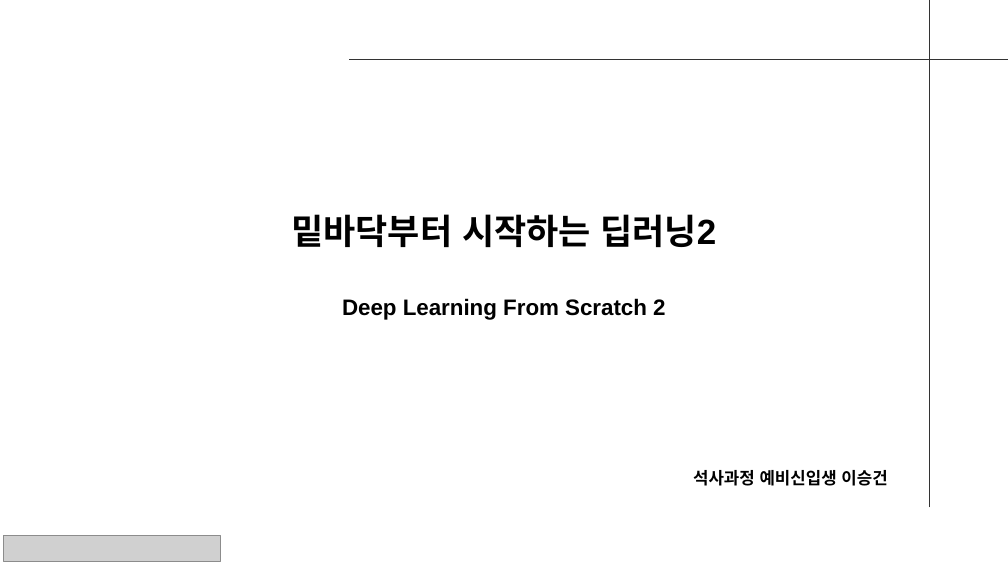
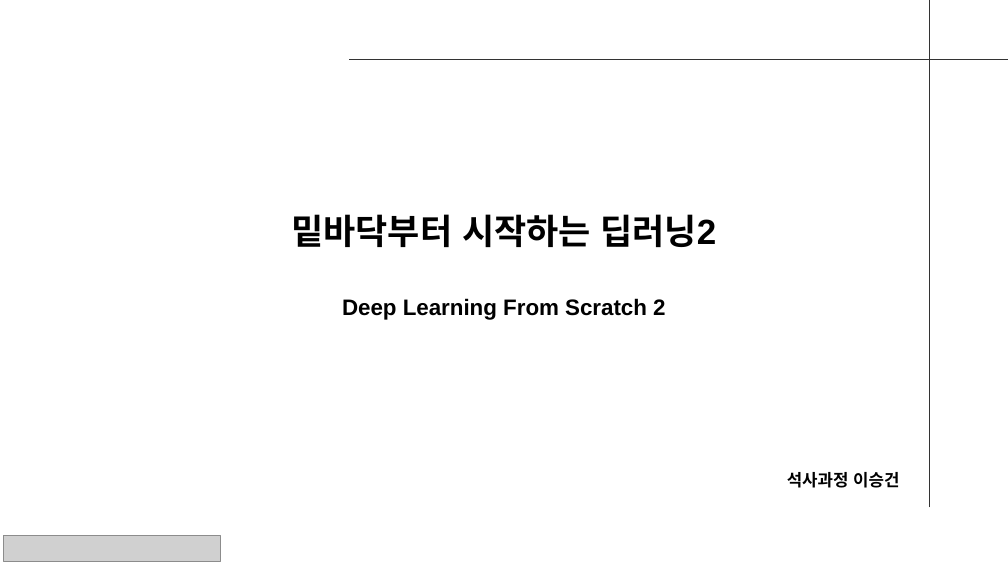
Before and after one commit to seungdeng/Deep-Learning-from-Scratch, a slide deck: slide 1 of study/발표자료/20250220_밑딥2_이승건_chap234발표자료.pptx. Drawn at 1008x567 pixels with LibreOffice and Linux fonts; fonts in the diff are those of the drawing; grey boxes stand for pictures. Boxes give left, top, right and bottom in pixels: in the first picture for what was removed or moved away, otherwise in the second. Text is boxed around its words. In the diff, an @@ line names an element or a change of style, - is before the commit and + after.

```diff
--- a/study/발표자료/20250220_밑딥2_이승건_chap234발표자료.pptx
+++ b/study/발표자료/20250220_밑딥2_이승건_chap234발표자료.pptx
@@ text at <box>787,472,899,488</box>: text changed @@
-석사과정 예비신입생 이승건
+석사과정 이승건
```
Also in this commit, not shown: 1 other slide changed, 2 slides added, 3 slides removed.
